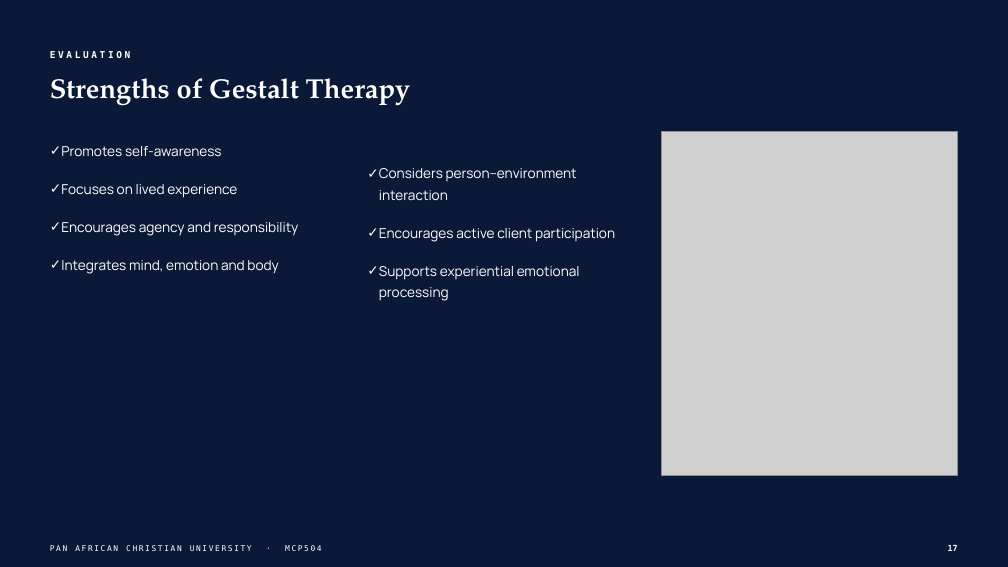
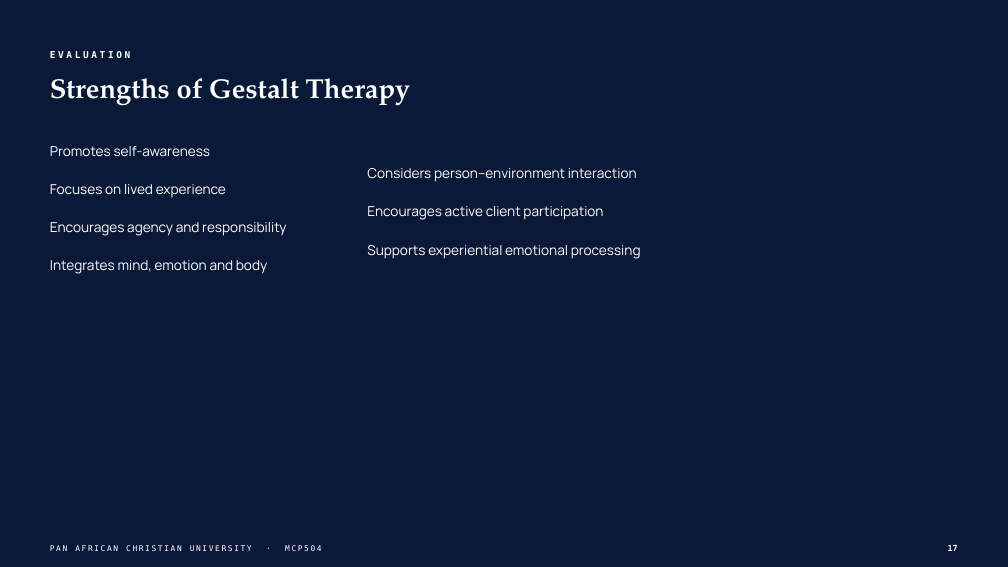
Before and after one commit to wambetebenjamin/Business-e-books, a slide deck: slide 17 of presentations/gestalt-theory-counselling/output/Gestalt Theory and Its Application to Counselling.pptx. Drawn at 1008x567 pixels with LibreOffice and Linux fonts; fonts in the diff are those of the drawing; grey boxes stand for pictures; background and template pictures are left out. Boxes give left, top, right and bottom in pixels: in the first picture for what was removed or moved away, otherwise in the second. Text is boxed around its words. In the diff, an @@ line names an element or a change of style, - is before the commit and + after.

```diff
--- a/presentations/gestalt-theory-counselling/output/Gestalt Theory and Its Application to Counselling.pptx
+++ b/presentations/gestalt-theory-counselling/output/Gestalt Theory and Its Application to Counselling.pptx
@@ text "Promotes self-awareness" at <box>50,146,286,274</box>: bullet ✓ to none @@
@@ picture removed at <box>662,132,958,476</box> @@
@@ text "Considers person–environment interaction" at <box>367,168,637,220</box>: bullet ✓ to none @@
```
Also in this commit, not shown: 21 other slides changed, 35 other files.
